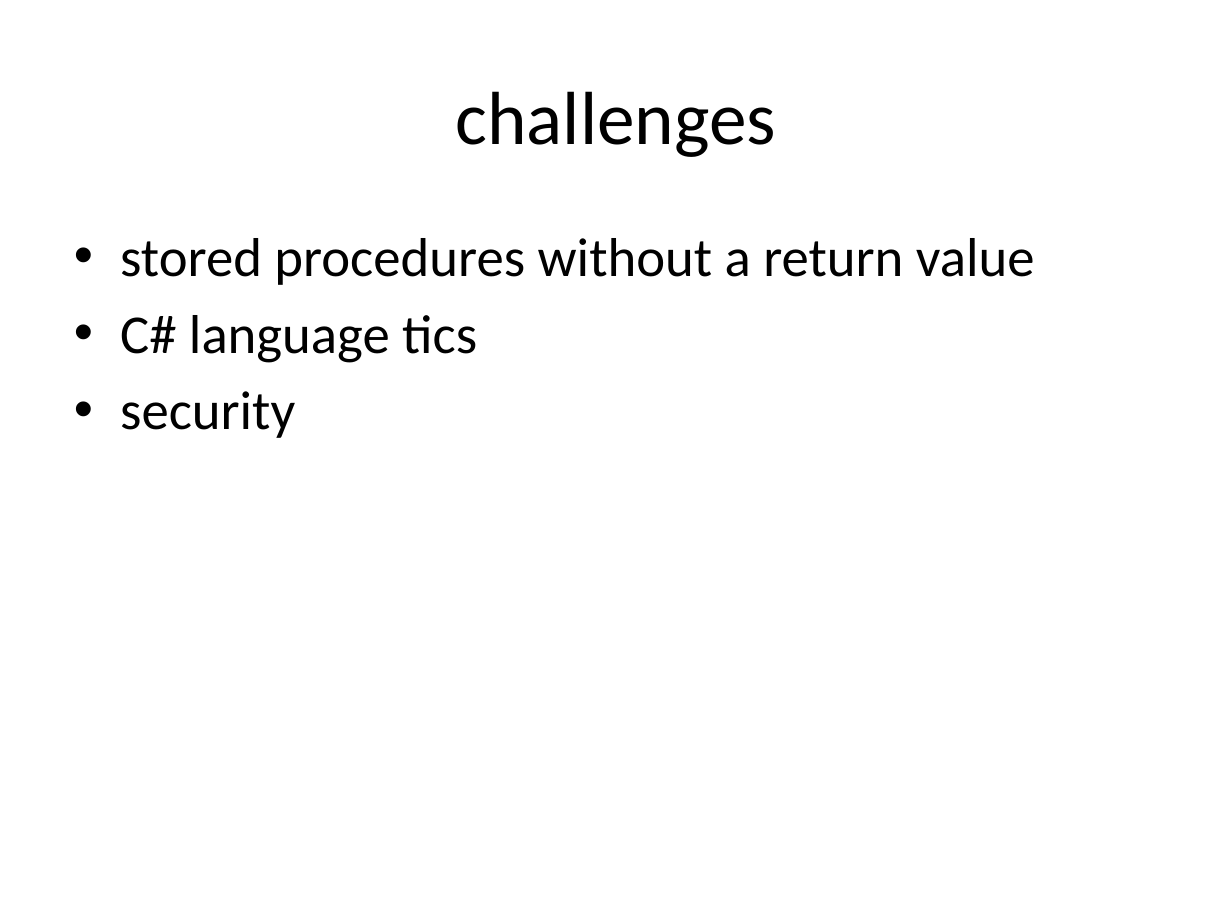
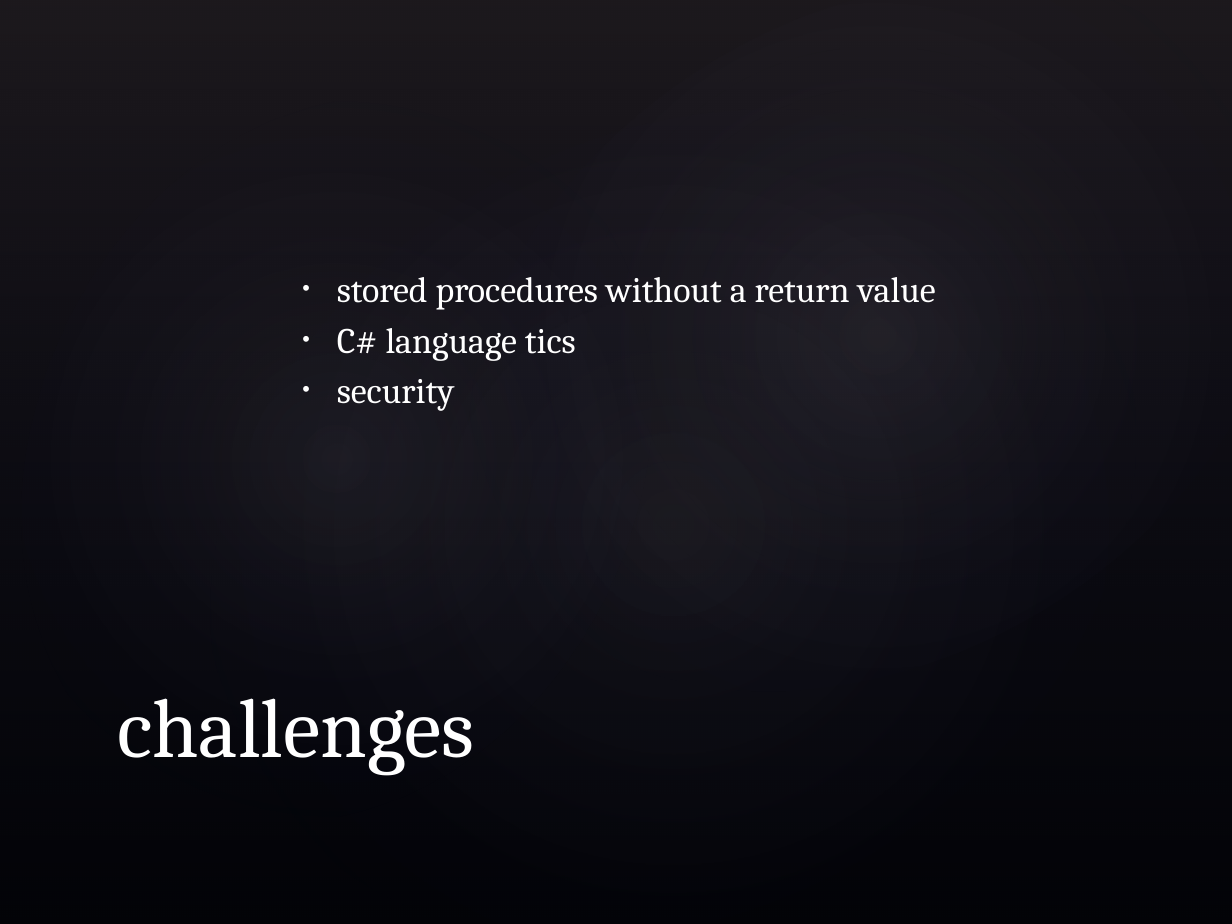
Before and after one commit to krenztr/Super-Smash-Bros-Database, a slide deck: slide 5 of Doc/SSBB.pptx. Drawn at 1232x924 pixels with LibreOffice and Linux fonts; fonts in the diff are those of the drawing; background and template pictures are left out. Boxes give left, top, right and bottom in pixels: in the first picture for what was removed or moved away, otherwise in the second. Text is boxed around its words. In the diff, an @@ line names an element or a change of style, - is before the commit and + after.

```diff
--- a/Doc/SSBB.pptx
+++ b/Doc/SSBB.pptx
@@ background #FFFFFF to picture (left out) @@
@@ rectangle added at (0, 0, 1232, 924), fill gradient #504652 to #242852 @@
@@ ellipse added at (0, 0, 765, 924), fill gradient #C4BCC6 to #242852 @@
@@ ellipse added at (56, 0, 1232, 924), fill gradient #C4BCC6 to #242852 @@
@@ ellipse added at (338, 0, 1232, 837), fill gradient #C4BCC6 to #242852 @@
@@ text "stored procedures without a return ...": place and size @@
-text "stored procedures without a return ..." at (120, 238, 1035, 438)
+text "stored procedures without a return ..." at (337, 277, 936, 411)
@@ text "stored procedures without a return ..." at (337, 277, 936, 411): size 32 to 21 pt, font Calibri to Cambria, text colour #000000 to #FFFFFF; indent changed; less space between paragraphs; vertical alignment top to middle @@
@@ title "challenges": place and size @@
-title "challenges" at (455, 91, 775, 157)
+title "challenges" at (117, 698, 475, 775)
@@ title "challenges" at (117, 698, 475, 775): size 44 to 49 pt, font Calibri to Cambria, text colour #000000 to #FFFFFF; alignment centre to left; vertical alignment middle to bottom @@
```
Also in this commit, not shown: 6 other slides changed, 6 other files.
